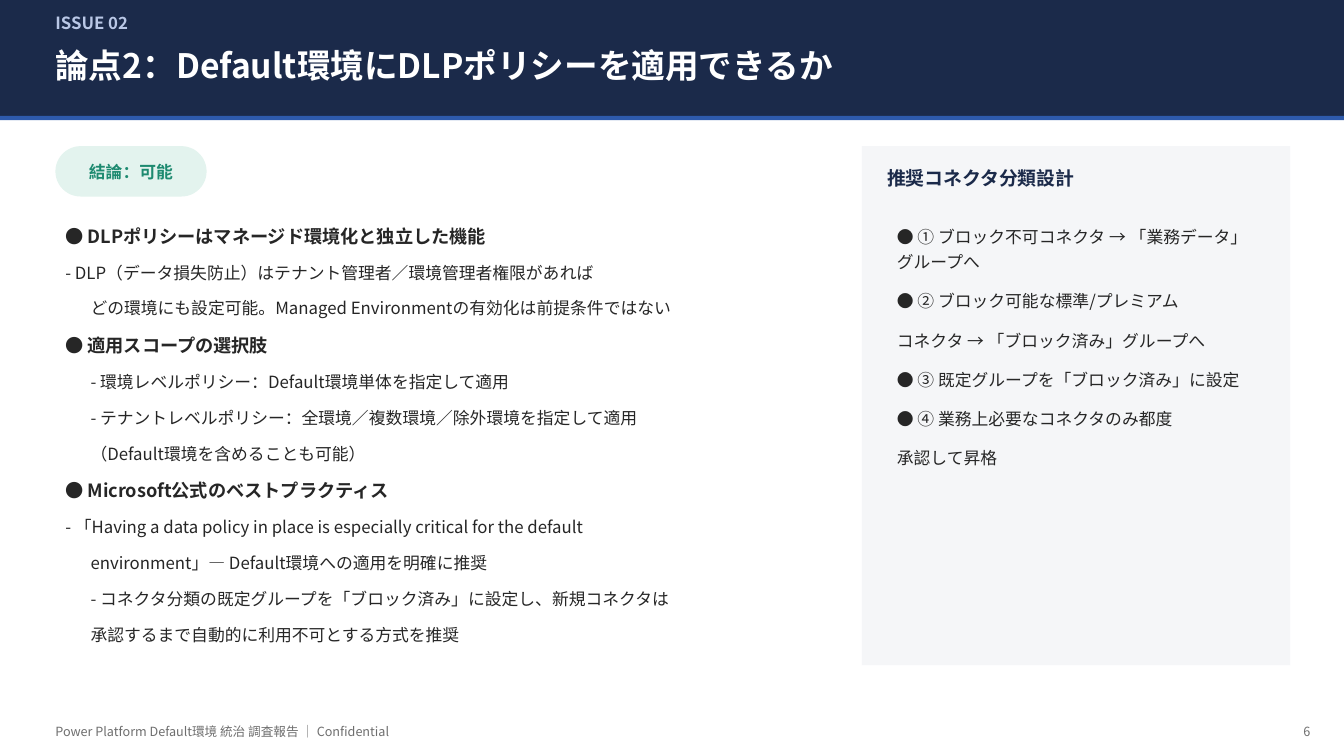
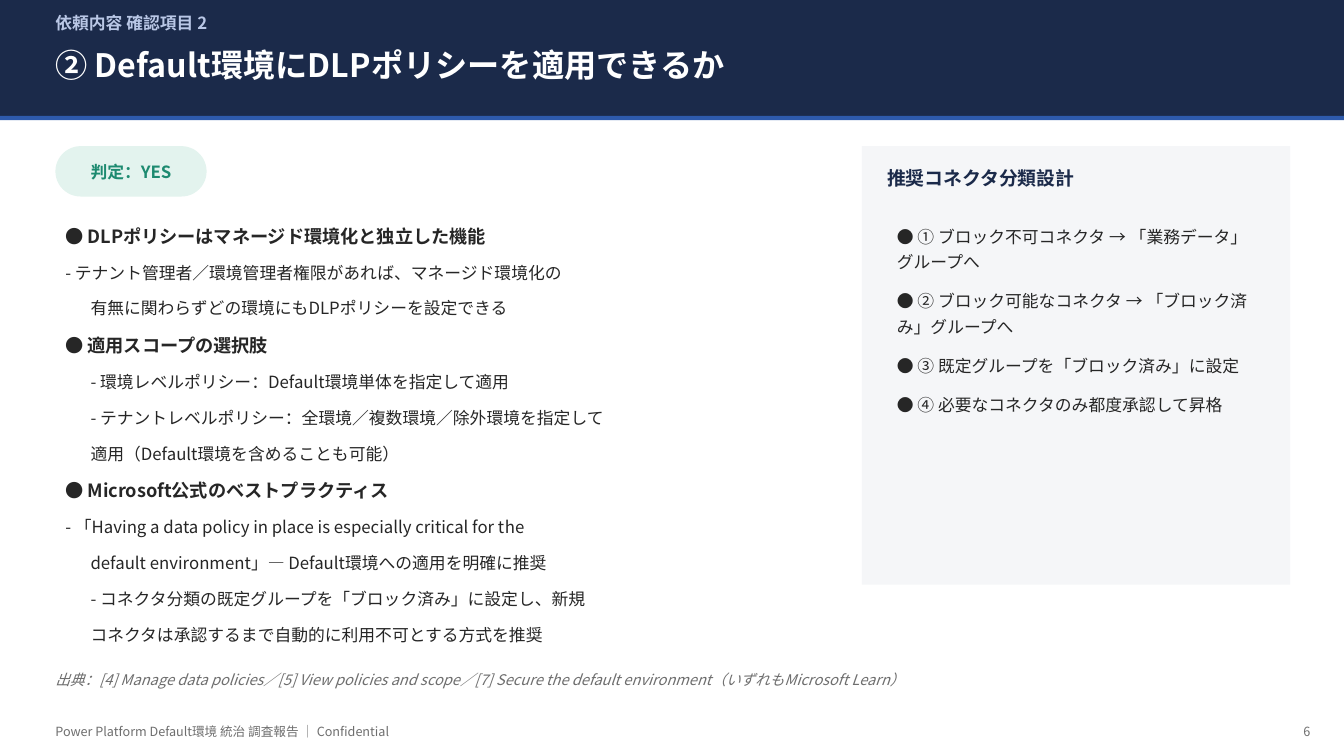
Before and after one commit to takuyanakamura881awc-beep/awc-naka881-repo, a slide deck: slide 6 of docs/PowerPlatform_DefaultEnv_Governance_Report.pptx. Drawn at 1344x756 pixels with LibreOffice and Linux fonts; fonts in the diff are those of the drawing. Boxes give left, top, right and bottom in pixels: in the first picture for what was removed or moved away, otherwise in the second. Text is boxed around its words. In the diff, an @@ line names an element or a change of style, - is before the commit and + after.

```diff
--- a/docs/PowerPlatform_DefaultEnv_Governance_Report.pptx
+++ b/docs/PowerPlatform_DefaultEnv_Governance_Report.pptx
@@ text at [55, 15, 207, 31]: text changed @@
-ISSUE 02
+依頼内容 確認項目 2
@@ text at [55, 49, 725, 80]: text changed; size 24 to 23 pt @@
-論点2：Default環境にDLPポリシーを適用できるか
+② Default環境にDLPポリシーを適用できるか
@@ rectangle: place and size @@
-rectangle at [862, 146, 1291, 665]
+rectangle at [862, 146, 1291, 585]
@@ text in rounded rectangle at [91, 163, 172, 180]: text changed @@
-結論：可能
+判定：YES
@@ text at [75, 265, 562, 316]: text changed @@
-- DLP（データ損失防止）はテナント管理者／環境管理者権限があれば
-どの環境にも設定可能。Managed Environmentの有効化は前提条件ではない
+- テナント管理者／環境管理者権限があれば、マネージド環境化の
+有無に関わらずどの環境にもDLPポリシーを設定できる
@@ text at [897, 292, 1248, 335]: text changed @@
-● ② ブロック可能な標準/プレミアム
-コネクタ → 「ブロック済み」グループへ
+● ② ブロック可能なコネクタ → 「ブロック済み」グループへ
@@ text at [91, 410, 603, 462]: spaces changed @@
-- テナントレベルポリシー：全環境／複数環境／除外環境を指定して適用
-（Default環境を含めることも可能）
+- テナントレベルポリシー：全環境／複数環境／除外環境を指定して
+適用（Default環境を含めることも可能）
@@ text at [917, 397, 1222, 413]: text changed @@
-● ④ 業務上必要なコネクタのみ都度
-承認して昇格
+● ④ 必要なコネクタのみ都度承認して昇格
@@ text at [91, 590, 585, 643]: spaces changed @@
-- コネクタ分類の既定グループを「ブロック済み」に設定し、新規コネクタは
-承認するまで自動的に利用不可とする方式を推奨
+- コネクタ分類の既定グループを「ブロック済み」に設定し、新規
+コネクタは承認するまで自動的に利用不可とする方式を推奨
@@ text added at [55, 672, 904, 689], 10.5 pt, text #6E6E6E, italic @@
+出典：[4] Manage data policies／[5] View policies and scope／[7] Secure the default environment（いずれもMicrosoft Learn）
```
Also in this commit, not shown: 10 other slides changed, 1 slide added, 3 slides removed.
